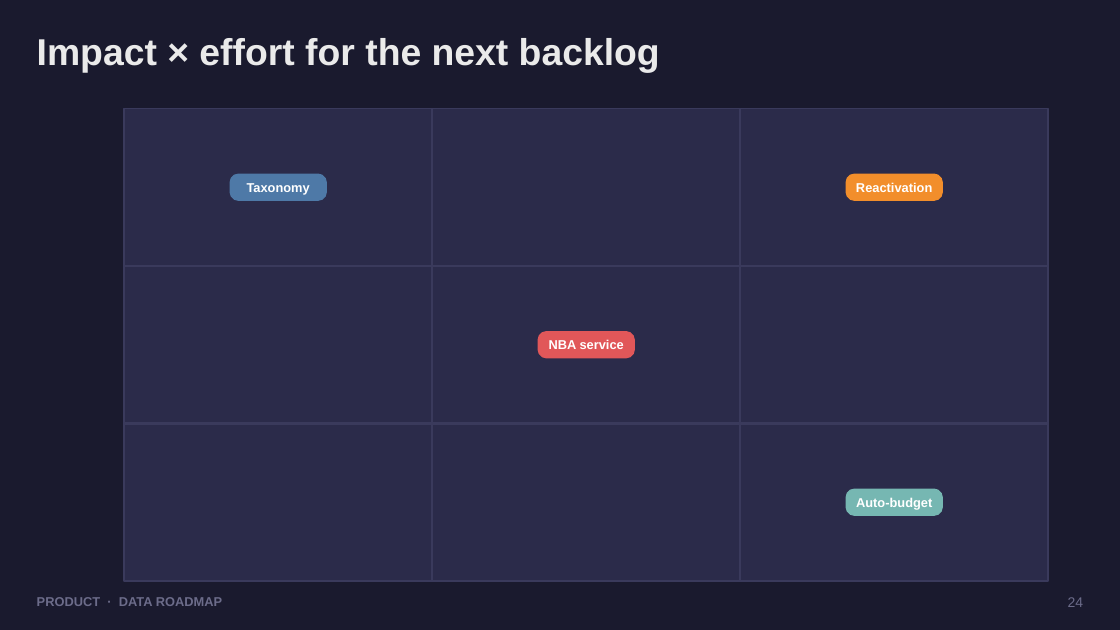
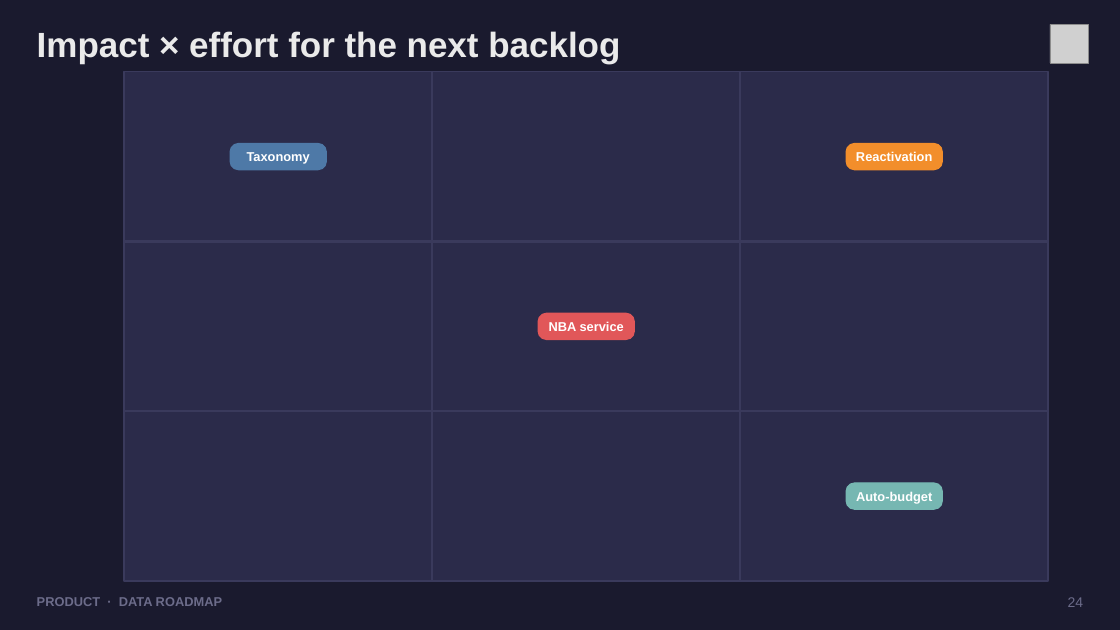
Before and after one commit to dhanesh123in/ppt-gen, a slide deck: slide 24 of examples/demo.pptx. Drawn at 1120x630 pixels with LibreOffice and Linux fonts; fonts in the diff are those of the drawing; grey boxes stand for pictures. Boxes give left, top, right and bottom in pixels: in the first picture for what was removed or moved away, otherwise in the second. Text is boxed around its words. In the diff, an @@ line names an element or a change of style, - is before the commit and + after.

```diff
--- a/examples/demo.pptx
+++ b/examples/demo.pptx
@@ text "Impact × effort for the ..." at (x1=37, y1=31, x2=620, y2=64): size 32 to 30 pt @@
@@ picture added at (x1=1050, y1=24, x2=1089, y2=63) @@
@@ rectangle resized from (x1=124, y1=108, x2=1049, y2=581) to (x1=124, y1=71, x2=1049, y2=581) @@
@@ rectangle resized from (x1=432, y1=108, x2=434, y2=581) to (x1=432, y1=71, x2=434, y2=581) @@
@@ rectangle resized from (x1=739, y1=108, x2=741, y2=581) to (x1=739, y1=71, x2=741, y2=581) @@
@@ 2 texts, 2 rounded rectangles moved together from (x1=230, y1=174, x2=943, y2=200) to (x1=230, y1=144, x2=943, y2=170) @@
@@ rectangle moved from (x1=124, y1=266, x2=1049, y2=267) to (x1=124, y1=241, x2=1049, y2=243) @@
@@ rounded rectangle moved from (x1=539, y1=332, x2=635, y2=358) to (x1=539, y1=313, x2=635, y2=339) @@
@@ text "NBA service" moved from (x1=549, y1=339, x2=624, y2=349) to (x1=549, y1=321, x2=624, y2=331) @@
@@ rectangle moved from (x1=124, y1=423, x2=1049, y2=424) to (x1=124, y1=411, x2=1049, y2=413) @@
@@ rounded rectangle moved from (x1=846, y1=489, x2=943, y2=515) to (x1=846, y1=483, x2=943, y2=509) @@
@@ text "Auto-budget" moved from (x1=856, y1=498, x2=932, y2=510) to (x1=856, y1=492, x2=932, y2=503) @@
```
Also in this commit, not shown: 29 other slides changed, 9 other files.
